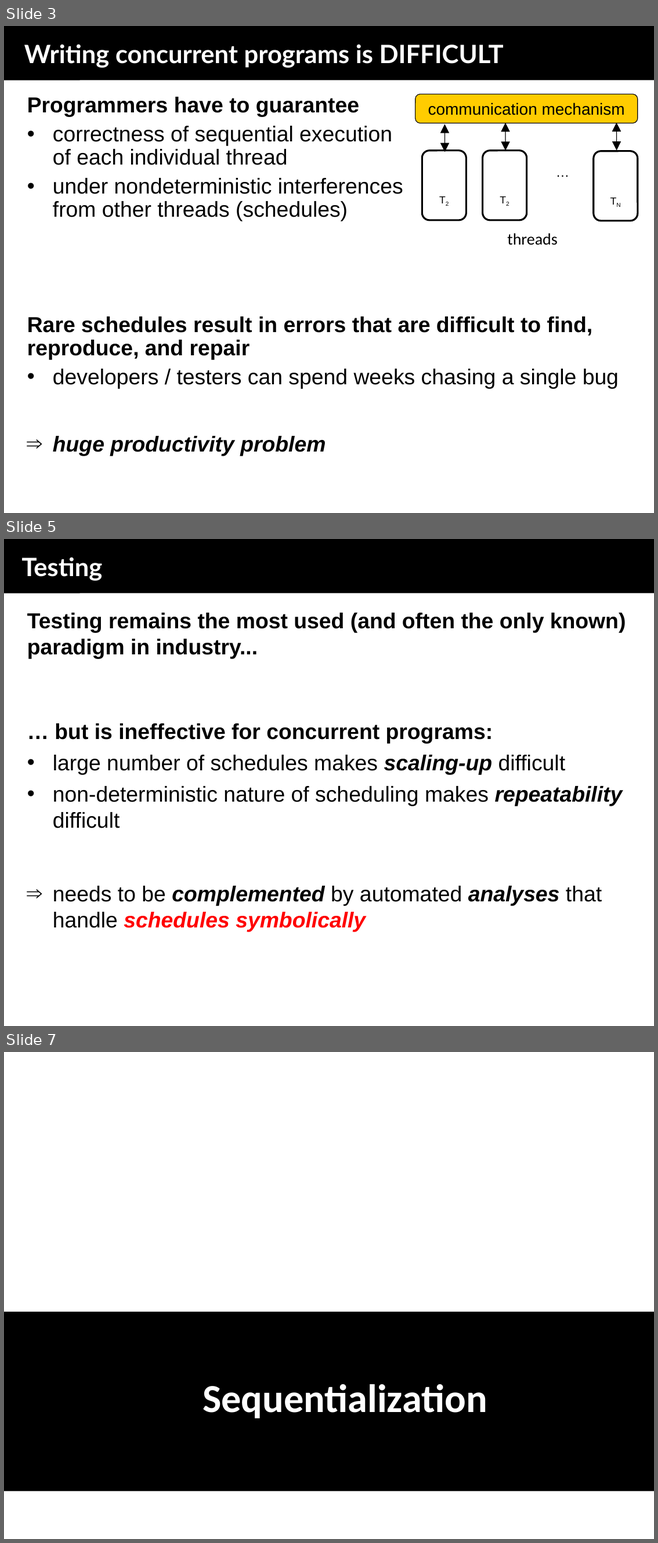
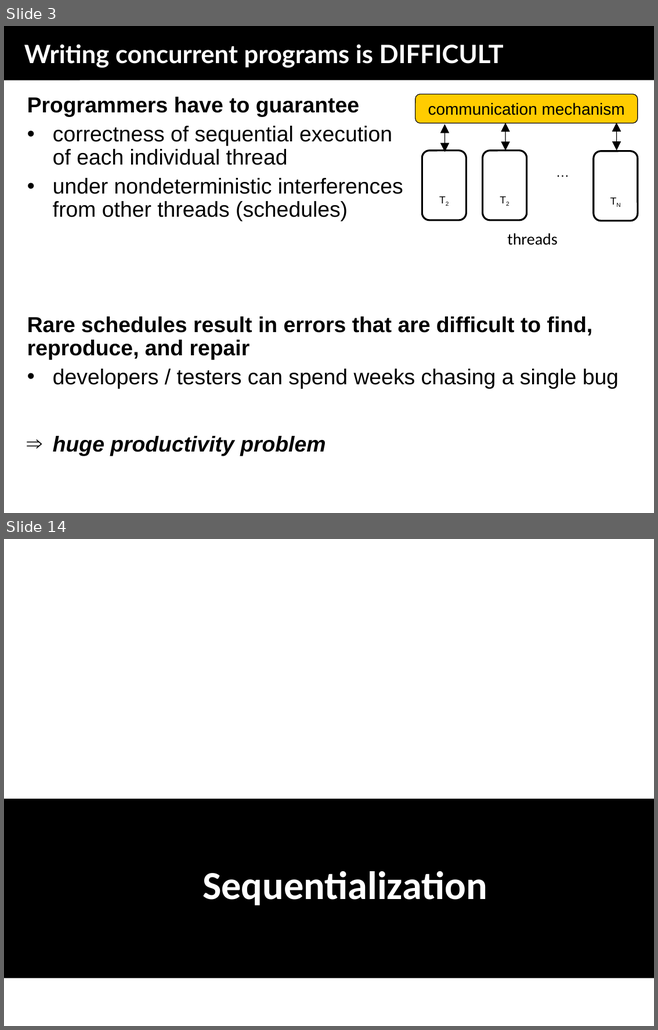
Before and after one commit to menesro/mpri, a slide deck: lecture3/sequentializations.ppt. Shown one above the other, each under a label of ours: slides 3, 5 and 7 before the commit, slides 3 and 14 after it; the slides between them are not shown. The pictures are 658x1543 and 658x1030 pixels, drawn with LibreOffice and Linux fonts; fonts in the diff are those of the drawing. Boxes give left, top, right and bottom in pixels: in the first picture for what was removed or moved away, otherwise in the second. Text is boxed around its words. In the diff, an @@ line names an element or a change of style, - is before the commit and + after.

```diff
--- a/lecture3/sequentializations.ppt
+++ b/lecture3/sequentializations.ppt
@@ slide 5 removed at [4,539,654,1026], background #FFFFFF; not listed: 1 template element that a slide beside it also shows @@
@@ title removed at [4,539,654,593] @@
-Testing
@@ text removed at [27,613,626,932] @@
-Testing remains the most used (and often the only known) paradigm in industry...
-… but is ineffective for concurrent programs:
-  • large number of schedules makes scaling-up difficult
-  • non-deterministic nature of scheduling makes repeatability difficult
-  ⇒ needs to be complemented by automated analyses that handle schedules symbolically
@@ what was slide 7 is now slide 14 @@
```
Also in this commit, not shown: 8 slides added, 1 other slide removed.
